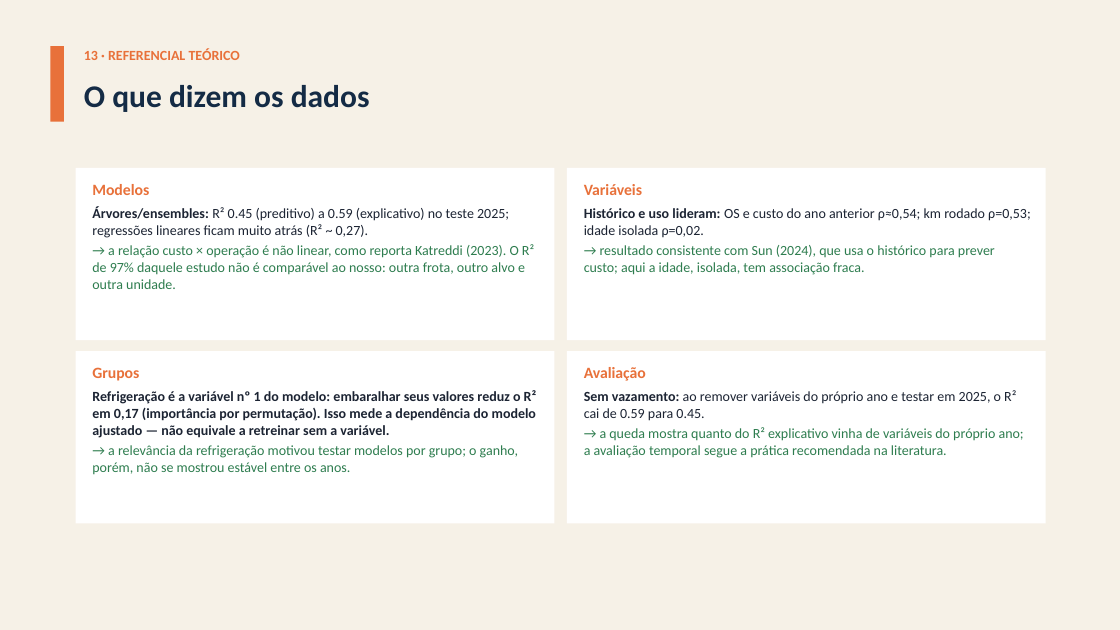
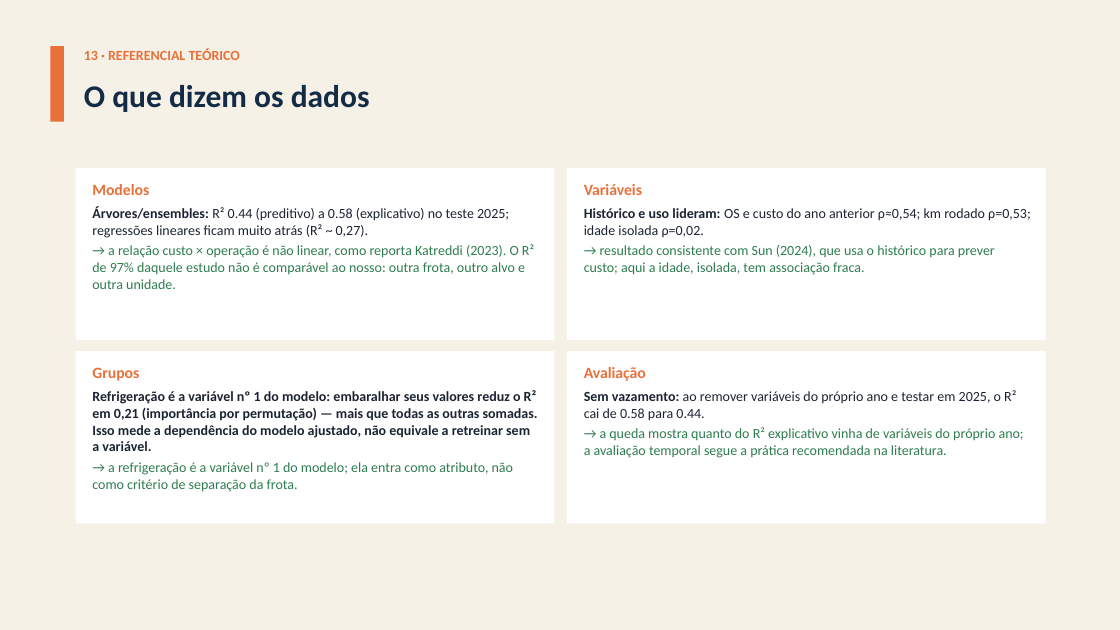
Before and after one commit to giovanicani/quatro_norte, a slide deck: slide 29 of docs/entregas/Apresentacao_QuatroNorte_Fase2.pptx. Drawn at 1120x630 pixels with LibreOffice and Linux fonts; fonts in the diff are those of the drawing. Boxes give left, top, right and bottom in pixels: in the first picture for what was removed or moved away, otherwise in the second. Text is boxed around its words. In the diff, an @@ line names an element or a change of style, - is before the commit and + after.

```diff
--- a/docs/entregas/Apresentacao_QuatroNorte_Fase2.pptx
+++ b/docs/entregas/Apresentacao_QuatroNorte_Fase2.pptx
@@ text in rectangle at [92, 206, 509, 238]: text changed @@
-Árvores/ensembles: R² 0.45 (preditivo) a 0.59 (explicativo) no teste 2025; regressões lineares ficam muito atrás (R² ~ 0,27).
+Árvores/ensembles: R² 0.44 (preditivo) a 0.58 (explicativo) no teste 2025; regressões lineares ficam muito atrás (R² ~ 0,27).
@@ text in rectangle at [92, 390, 538, 492]: text changed @@
-Refrigeração é a variável nº 1 do modelo: embaralhar seus valores reduz o R² em 0,17 (importância por permutação). Isso mede a dependência do modelo ajustado — não equivale a retreinar sem a variável.
-→ a relevância da refrigeração motivou testar modelos por grupo; o ganho, porém, não se mostrou estável entre os anos.
+Refrigeração é a variável nº 1 do modelo: embaralhar seus valores reduz o R² em 0,21 (importância por permutação) — mais que todas as outras somadas. Isso mede a dependência do modelo ajustado, não equivale a retreinar sem a variável.
+→ a refrigeração é a variável nº 1 do modelo; ela entra como atributo, não como critério de separação da frota.
@@ text in rectangle at [584, 390, 1016, 421]: text changed @@
-Sem vazamento: ao remover variáveis do próprio ano e testar em 2025, o R² cai de 0.59 para 0.45.
+Sem vazamento: ao remover variáveis do próprio ano e testar em 2025, o R² cai de 0.58 para 0.44.
```
Also in this commit, not shown: 16 other slides changed, 3 slides added, 4 slides removed, 1 other file.
